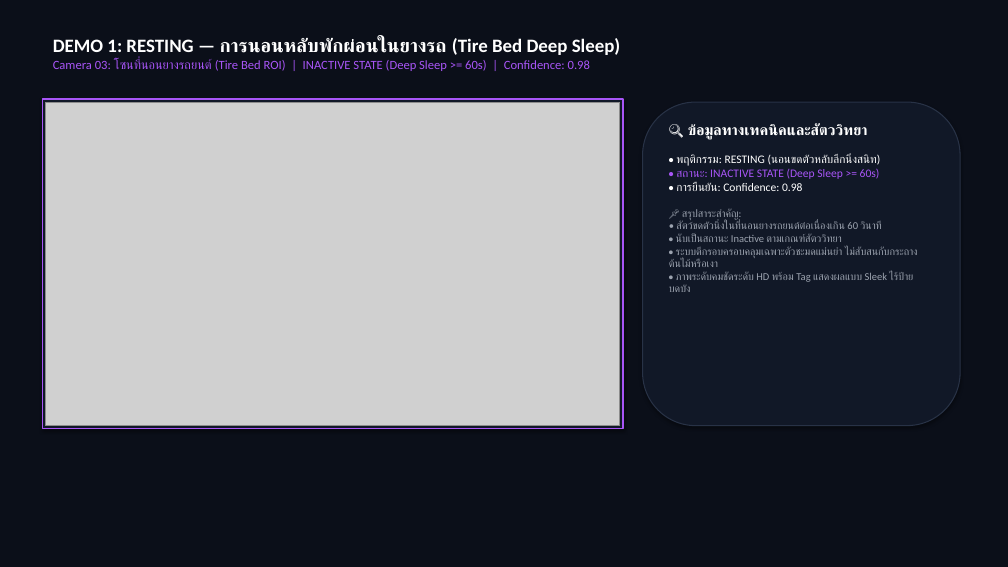
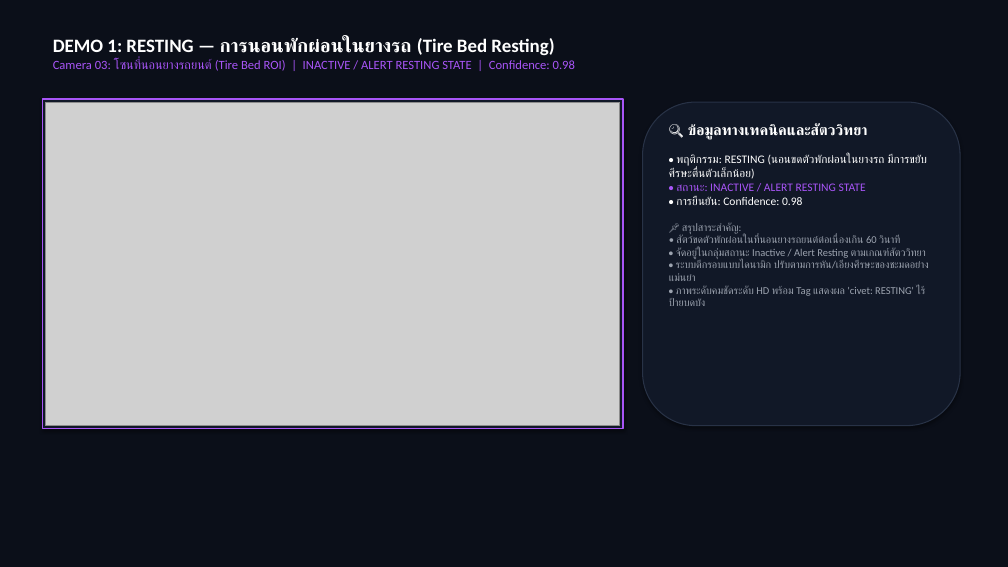
Before and after one commit to Kokokua/Project-CMZ, a slide deck: slide 11 of finish/Image_Processing_Presentation_Phase2_Final.pptx. Drawn at 1008x567 pixels with LibreOffice and Linux fonts; fonts in the diff are those of the drawing; grey boxes stand for pictures. Boxes give left, top, right and bottom in pixels: in the first picture for what was removed or moved away, otherwise in the second. Text is boxed around its words. In the diff, an @@ line names an element or a change of style, - is before the commit and + after.

Commit message:
feat: retrain clean single-class yolov8n_civet_v3 with hard negative mining, fix resting tag and tire bed plant overlap

```diff
--- a/finish/Image_Processing_Presentation_Phase2_Final.pptx
+++ b/finish/Image_Processing_Presentation_Phase2_Final.pptx
@@ text at bbox=[53, 38, 575, 71]: text changed @@
-DEMO 1: RESTING — การนอนหลับพักผ่อนในยางรถ (Tire Bed Deep Sleep)
-Camera 03: โซนที่นอนยางรถยนต์ (Tire Bed ROI) | INACTIVE STATE (Deep Sleep >= 60s) | Confidence: 0.98
+DEMO 1: RESTING — การนอนพักผ่อนในยางรถ (Tire Bed Resting)
+Camera 03: โซนที่นอนยางรถยนต์ (Tire Bed ROI) | INACTIVE / ALERT RESTING STATE | Confidence: 0.98
@@ text at bbox=[669, 155, 927, 191]: text changed @@
-• พฤติกรรม: RESTING (นอนขดตัวหลับลึกนิ่งสนิท)
-• สถานะ: INACTIVE STATE (Deep Sleep >= 60s)
+• พฤติกรรม: RESTING (นอนขดตัวพักผ่อนในยางรถ มีการขยับศีรษะตื่นตัวเล็กน้อย)
+• สถานะ: INACTIVE / ALERT RESTING STATE
@@ text at bbox=[669, 223, 928, 306]: text changed @@
-📌 สรุปสาระสำคัญ:
-• สัตว์ขดตัวนิ่งในที่นอนยางรถยนต์ต่อเนื่องเกิน 60 วินาที
-• นับเป็นสถานะ Inactive ตามเกณฑ์สัตววิทยา
-• ระบบตีกรอบครอบคลุมเฉพาะตัวชะมดแม่นยำ ไม่สับสนกับกระถางต้นไม้หรือเงา
-• ภาพระดับคมชัดระดับ HD พร้อม Tag แสดงผลแบบ Sleek ไร้ป้ายบดบัง
+📌 สรุปสาระสำคัญ:
+• สัตว์ขดตัวพักผ่อนในที่นอนยางรถยนต์ต่อเนื่องเกิน 60 วินาที
+• จัดอยู่ในกลุ่มสถานะ Inactive / Alert Resting ตามเกณฑ์สัตววิทยา
+• ระบบตีกรอบแบบไดนามิก ปรับตามการหัน/เอียงศีรษะของชะมดอย่างแม่นยำ
+• ภาพระดับคมชัดระดับ HD พร้อม Tag แสดงผล 'civet: RESTING' ไร้ป้ายบดบัง
```
Also in this commit, not shown: 5 other files.
